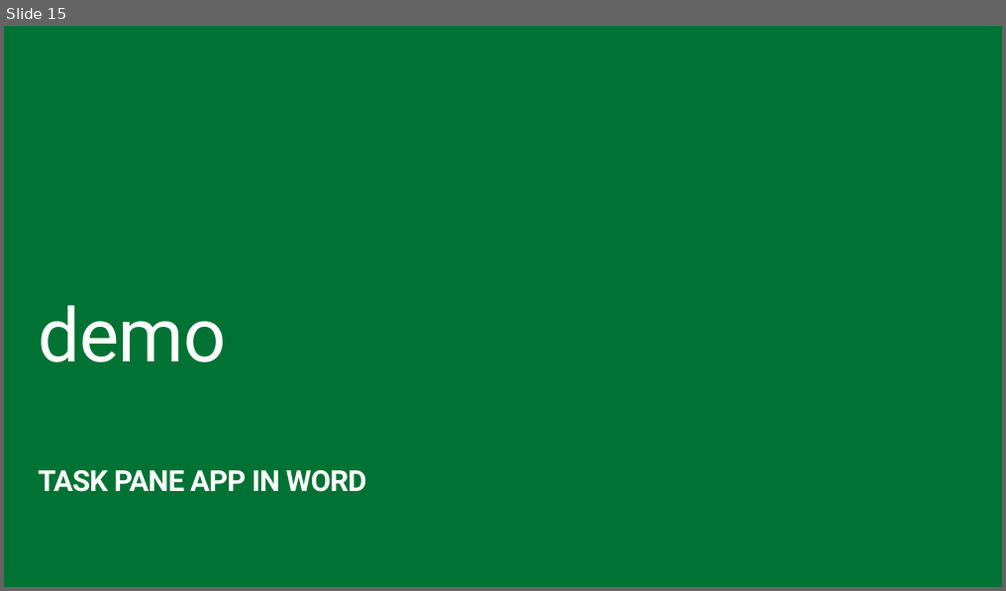
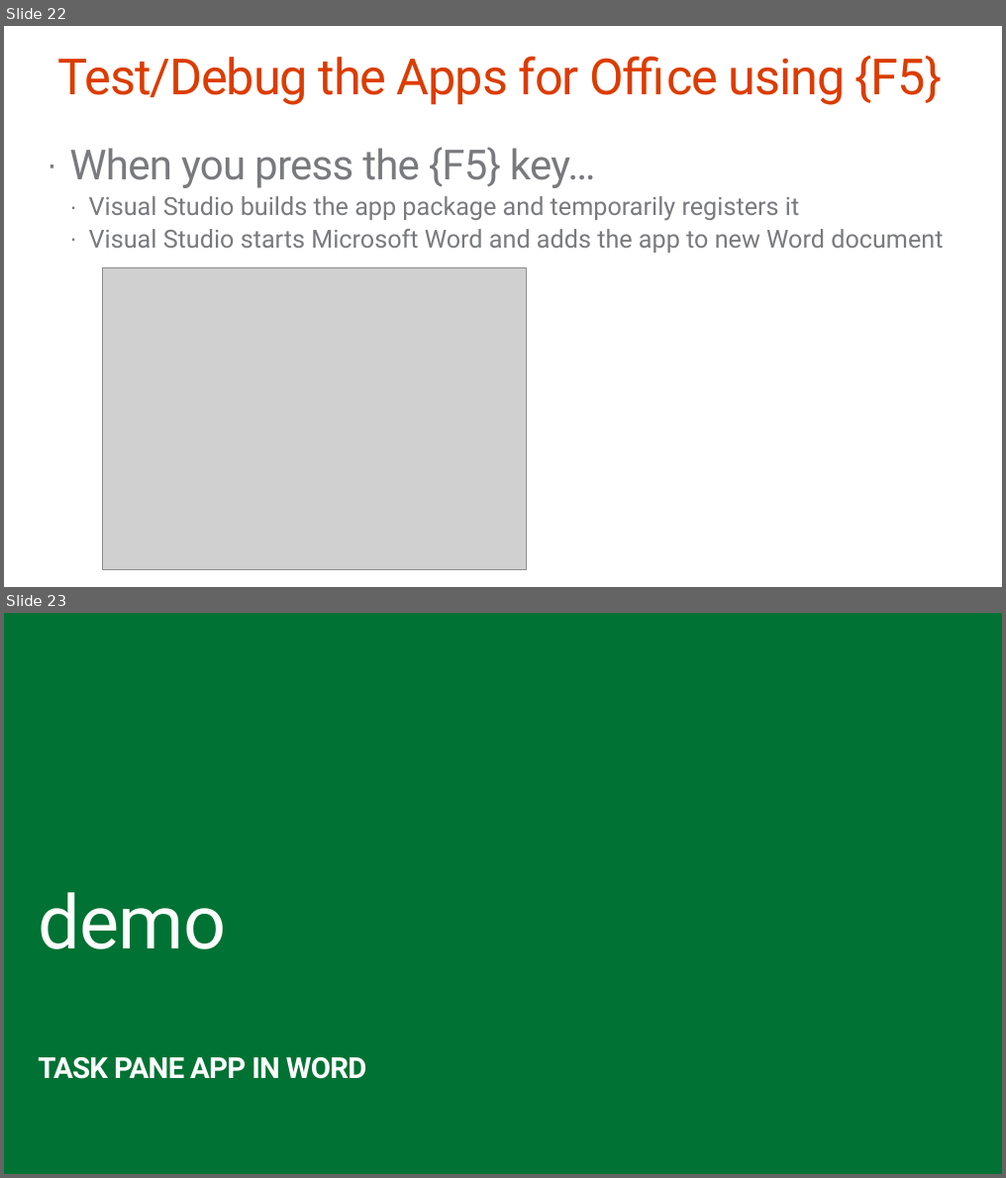
Before and after one commit to stinethebean/DevCampTraining, a slide deck: 05.Hook into Apps for Office/05.Hook into Apps for Office.pptx. Shown one above the other, each under a label of ours: slide 15 before the commit, slides 22 and 23 after it. The pictures are 1006x591 and 1006x1178 pixels, drawn with LibreOffice and Linux fonts; fonts in the diff are those of the drawing; grey boxes stand for pictures; background and template pictures are left out. Boxes give left, top, right and bottom in pixels: in the first picture for what was removed or moved away, otherwise in the second. Text is boxed around its words. In the diff, an @@ line names an element or a change of style, - is before the commit and + after.

```diff
--- a/05.Hook into Apps for Office/05.Hook into Apps for Office.pptx
+++ b/05.Hook into Apps for Office/05.Hook into Apps for Office.pptx
@@ slide 22 added at (4,26,1002,587), background #FFFFFF @@
@@ title added at (58,56,942,105), 49 pt, text #DC3C00 @@
+Test/Debug the Apps for Office using {F5}
@@ text added at (69,147,943,253), 24.5 pt, text #797A7D @@
+· When you press the {F5} key…
+  · Visual Studio builds the app package and temporarily registers it
+  · Visual Studio starts Microsoft Word and adds the app to new Word document
@@ picture added at (102,269,526,570) @@
@@ what was slide 15 is now slide 23 @@
```
Also in this commit, not shown: 3 slides changed, 21 other slides added, 24 slides removed, 1 other file.
